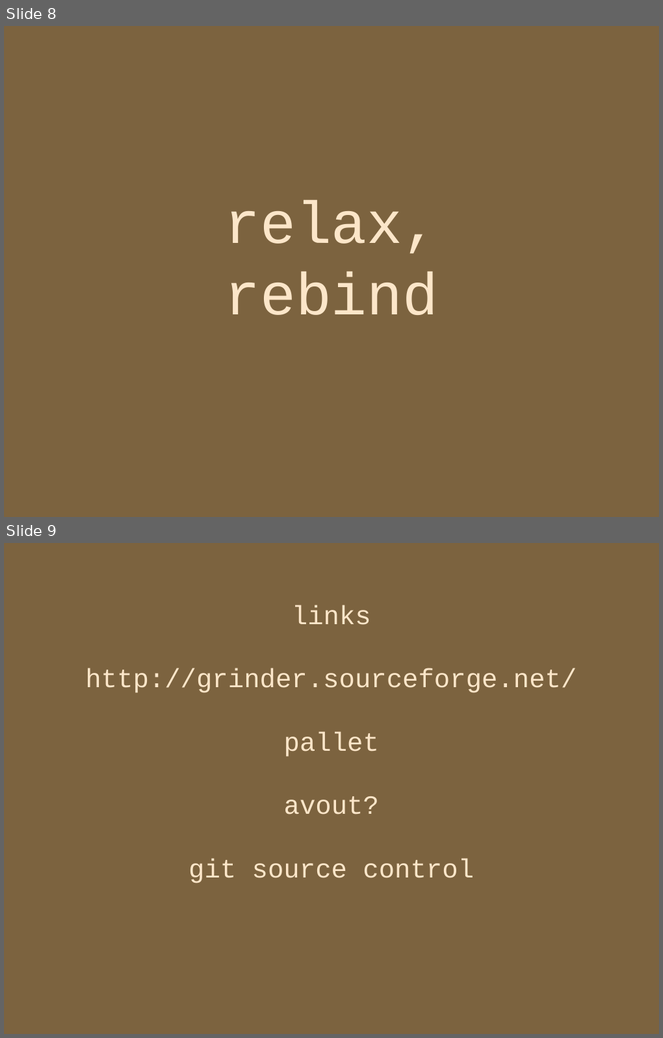
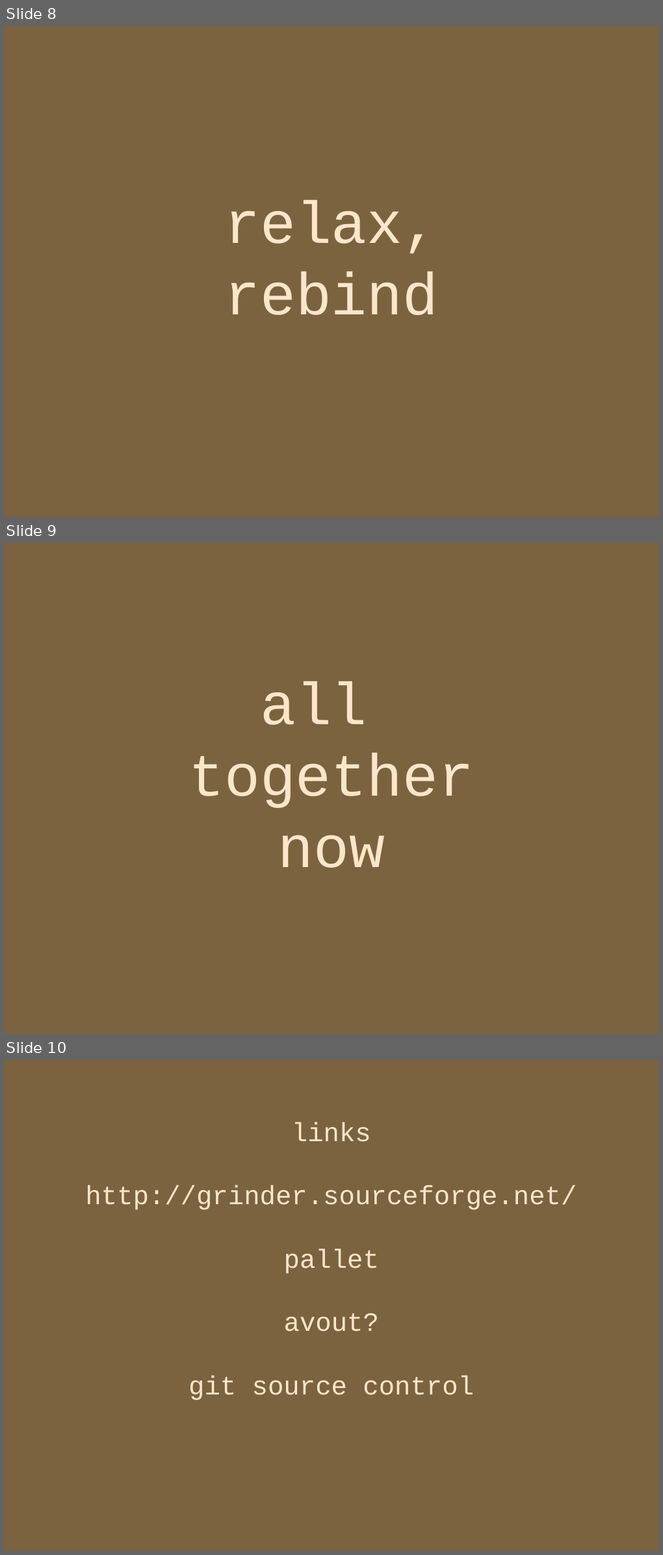
Before and after one commit to locopati/load-testing-with-clojure, a slide deck: load_testing.odp. Shown one above the other, each under a label of ours: slides 8 and 9 before the commit, slides 8, 9 and 10 after it. The pictures are 663x1038 and 663x1555 pixels, drawn with LibreOffice and Linux fonts; fonts in the diff are those of the drawing. Boxes give left, top, right and bottom in pixels: in the first picture for what was removed or moved away, otherwise in the second. Text is boxed around its words. In the diff, an @@ line names an element or a change of style, - is before the commit and + after.

```diff
--- a/load_testing.odp
+++ b/load_testing.odp
@@ slide 9 added at <box>4,543,659,1034</box>, background #7C633F @@
@@ subtitle added at <box>189,682,474,868</box>, 72 pt, text #FCE6C9 @@
+all
+together
+now
@@ what was slide 9 is now slide 10 @@
```
Also in this commit, not shown: 8 other files.
